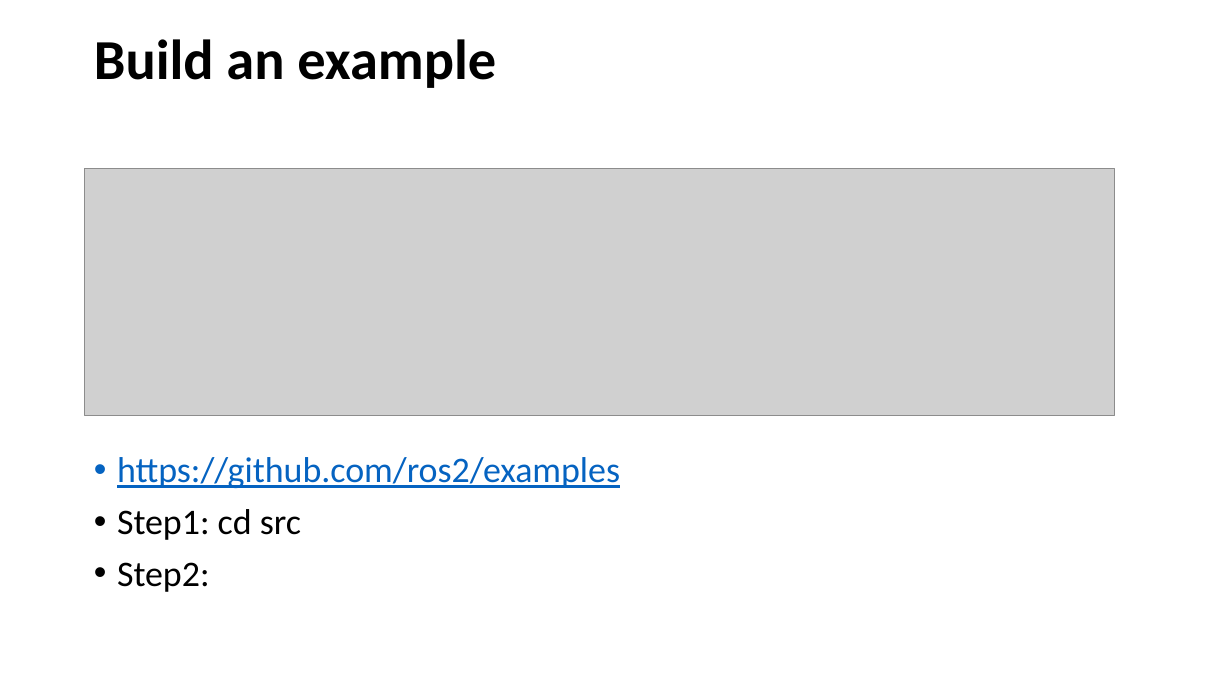
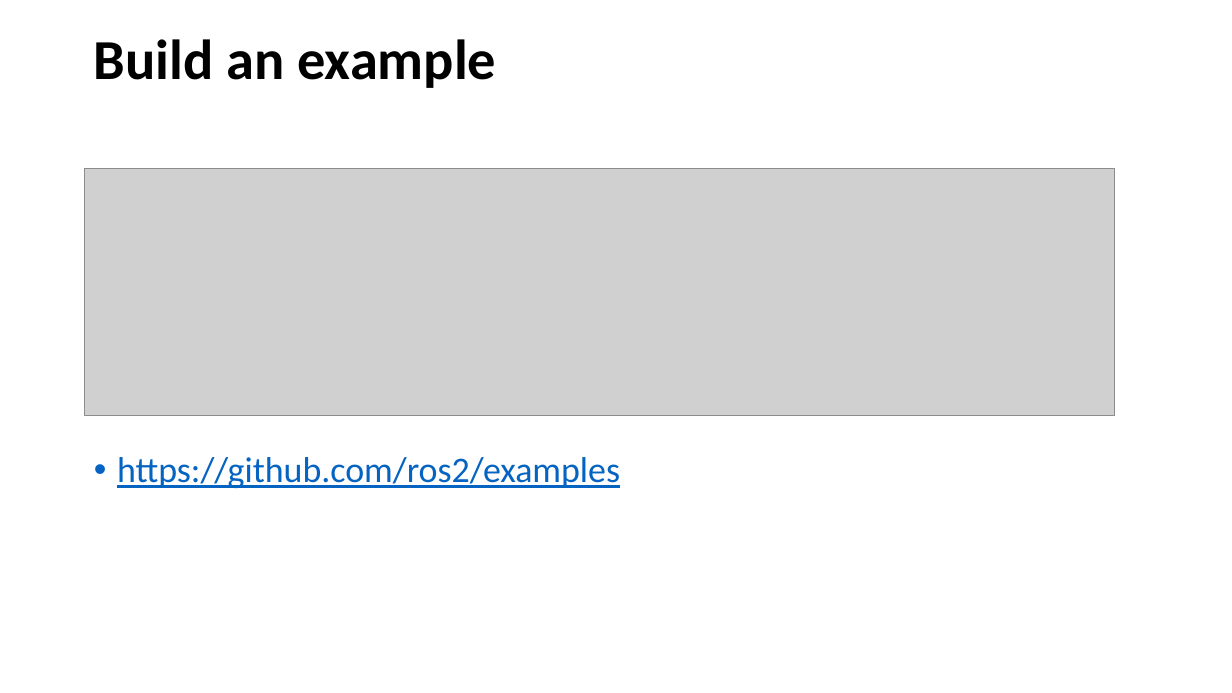
Before and after one commit to letrthong/ros2, a slide deck: slide 10 of ros2.pptx. Drawn at 1232x693 pixels with LibreOffice and Linux fonts; fonts in the diff are those of the drawing; grey boxes stand for pictures. Boxes give left, top, right and bottom in pixels: in the first picture for what was removed or moved away, otherwise in the second. Text is boxed around its words. In the diff, an @@ line names an element or a change of style, - is before the commit and + after.

```diff
--- a/ros2.pptx
+++ b/ros2.pptx
@@ text at <box>117,509,301,592</box>: paragraphs removed @@
-• Step1: cd src
-• Step2:
```
Also in this commit, not shown: 1 other file.
